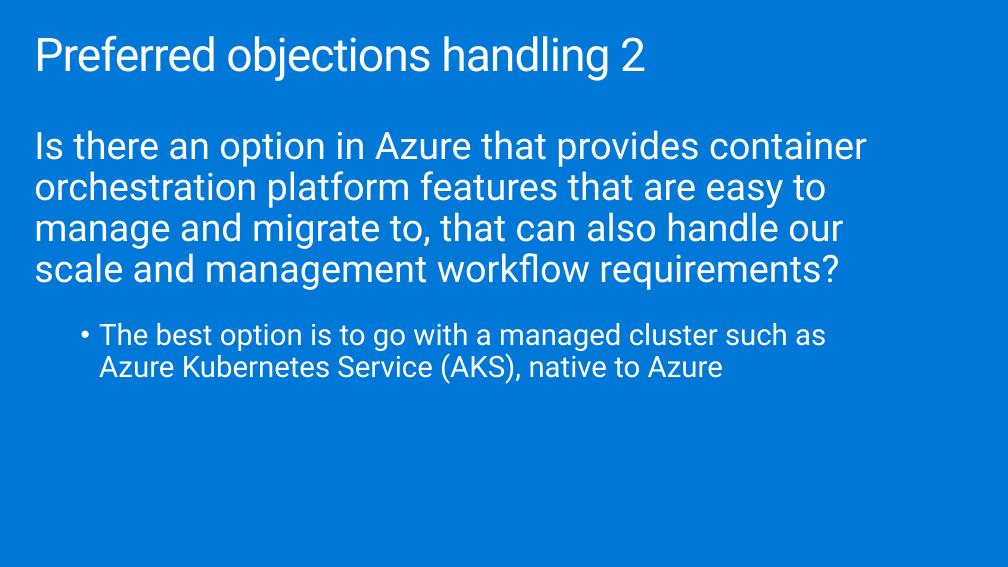
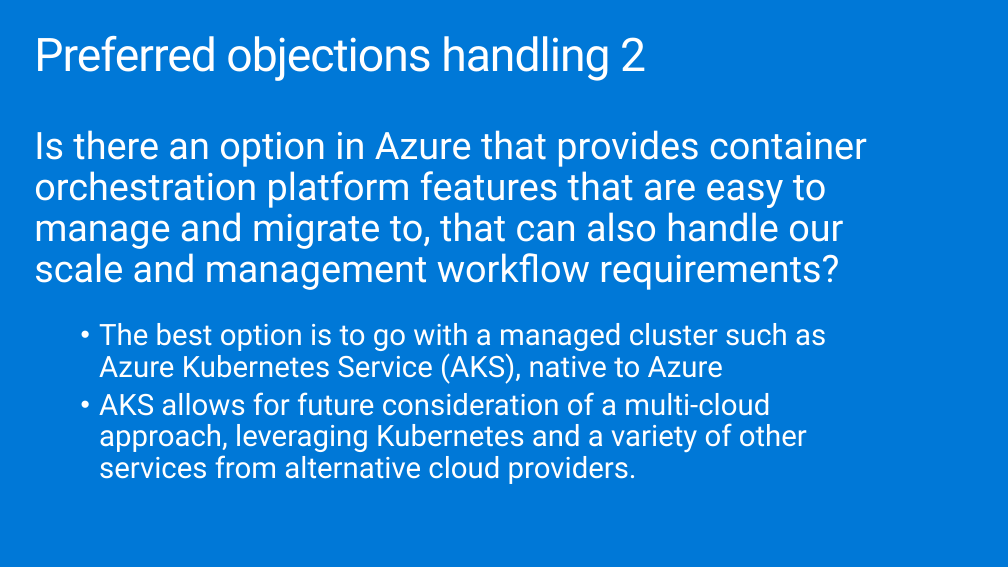
Before and after one commit to vkmithun05/MCW-Cloud-native-applications, a slide deck: slide 22 of Whiteboard design session/WDS trainer presentation - Cloud-native applications.pptx. Drawn at 1008x567 pixels with LibreOffice and Linux fonts; fonts in the diff are those of the drawing. Boxes give left, top, right and bottom in pixels: in the first picture for what was removed or moved away, otherwise in the second. Text is boxed around its words. In the diff, an @@ line names an element or a change of style, - is before the commit and + after.

```diff
--- a/Whiteboard design session/WDS trainer presentation - Cloud-native applications.pptx
+++ b/Whiteboard design session/WDS trainer presentation - Cloud-native applications.pptx
@@ text at box(99, 392, 807, 484): paragraph added @@
+    • AKS allows for future consideration of a multi-cloud approach, leveraging Kubernetes and a variety of other services from alternative cloud providers.
```
Also in this commit, not shown: 1 other slide changed, 3 other files.
